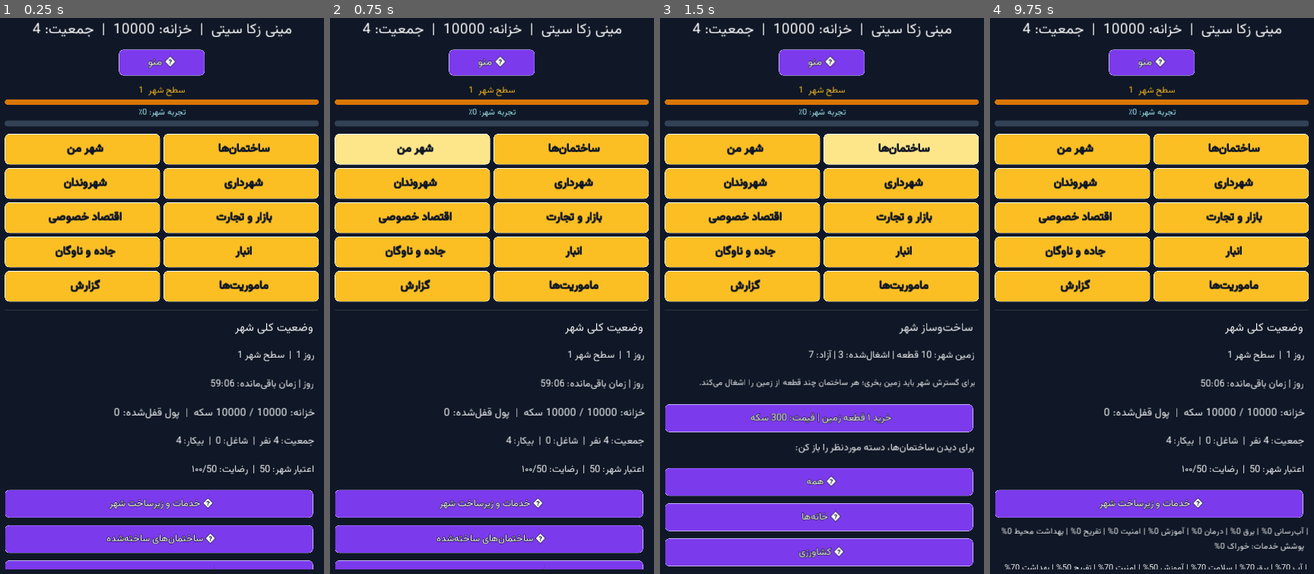
Above: before the commit, frames 1-4 (left to right).
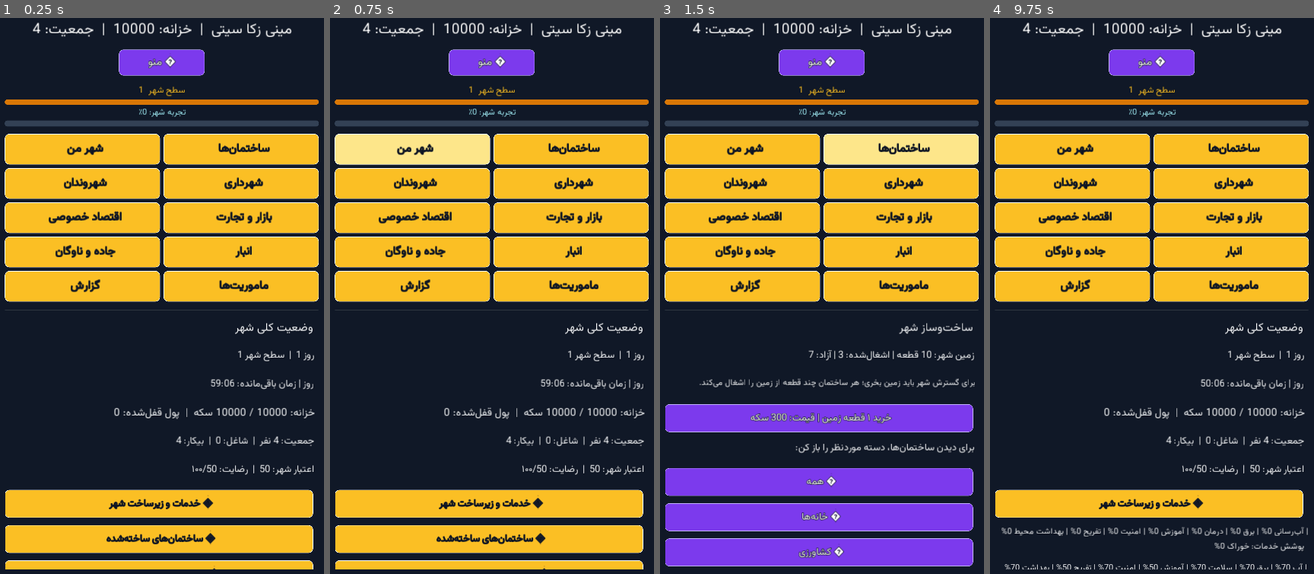
Above: after the commit, the same moments.

Repository: zekainstabot/mini-zeka-city
Game: Godot game, scene res://Main.tscn
The game is run twice, just before and just after one commit, with the same random seed, the same clock (stepped at 60 frames per second) and the same inputs.
Inputs:
- Up to frame 1 (0.25 s): no input
- Up to frame 2 (0.75 s): click "ﻦﻣ ﺮﻬﺷ" at 0.5 s
- Up to frame 3 (1.5 s): click "ﺎﻫ‌ﻥﺎﻤﺘﺧﺎﺳ" at 1.25 s
- Up to frame 4 (9.75 s): click "ﻥﺍﺪﻧﻭﺮﻬﺷ" at 2 s; click "ﯼﺭﺍﺩﺮﻬﺷ" at 2.75 s; click "ﯽﺻﻮﺼﺧ ﺩﺎﺼﺘﻗﺍ" at 3.5 s; click "ﺕﺭﺎﺠﺗ ﻭ ﺭﺍﺯﺎﺑ" at 4.25 s; click "ﻥﺎﮔﻭﺎﻧ ﻭ ﻩﺩﺎﺟ" at 5 s; click "ﺭﺎﺒﻧﺍ" at 5.75 s; click "ﺵﺭﺍﺰﮔ" at 6.5 s; click "ﺎﻫ‌ﺖﯾﺭﻮﻣﺎﻣ" at 7.25 s; click "ﻮﻨﻣ ☰" at 8 s; click "ﻦﻣ ﺮﻬﺷ ﻪﺑ ﺖﺸﮔﺯﺎﺑ ️🏙" at 8.75 s; click "ﺮﻬﺷ ﺖﺧﺎﺳﺮﯾﺯ ﻭ ﺕﺎﻣﺪﺧ ▶" at 9.5 s

The runs differ from the first frame. In frame 1, 11% of the frame differs, in the area x 1-97%, y 84-100%; in frame 2, 11%; in frame 3, nothing differs; in frame 4, 4.8%.

Commit message:
Improve contrast of My City page buttons

Diff:
--- a/scripts/Main.gd
+++ b/scripts/Main.gd
@@ -492,6 +492,7 @@
 			_add_label("اعتبار شهر: %d  |  رضایت: %d/۱۰۰" % [s.reputation,int(s.get("satisfaction",50))], 18)
 
 			var details_toggle = _add_button(("▼ " if home_city_details_expanded else "▶ ") + "خدمات و زیرساخت شهر", self, "toggle_home_city_details")
+			_style_button(details_toggle, true)
 			if home_city_details_expanded:
 				_add_label("پوشش خدمات: " + _service_summary(), 15)
 				_add_label("نیازهای شهروندان: " + _needs_summary(), 15)
@@ -501,6 +502,7 @@
 				_add_label("درختان جنگل: %d از ۱۰۰  |  معادن فعال: %d" % [game.get_forest_tree_count(),_active_mine_count()], 16)
 
 			var buildings_toggle = _add_button(("▼ " if home_buildings_expanded else "▶ ") + "ساختمان‌های ساخته‌شده", self, "toggle_home_buildings")
+			_style_button(buildings_toggle, true)
 			if home_buildings_expanded:
 				var home_categories = ["خانه‌ها","کشاورزی","معادن","کارخانه‌ها","کسب‌وکارها","خدمات شهری","تفریح و فرهنگ","انبارها"]
 				var any_home_building = false
@@ -521,6 +523,7 @@
 					_add_label("هنوز ساختمانی در شهر ساخته نشده است.", 16)
 
 			var demolish_toggle = _add_button(("▼ " if demolish_panel_expanded else "▶ ") + "مدیریت تخریب ساختمان‌ها", self, "toggle_demolish_panel")
+			_style_button(demolish_toggle, true)
 			if demolish_panel_expanded:
 				_add_label("ساختمان موردنظر را انتخاب کن:", 16)
 				for home_id in game.get_building_definitions().keys():
@@ -529,6 +532,7 @@
 						continue
 					var home_data = game.get_building_definitions()[home_id]
 					var home_button = _add_button("%s  |  تعداد: %d" % [str(home_data.name),home_count], self, "select_home_building", [home_id])
+					_style_button(home_button, true)
 					if selected_home_building_id == str(home_id):
 						home_button.add_color_override("font_color", Color("#fde68a"))
 				if selected_home_building_id != "" and game.get_building_count(selected_home_building_id) > 0:
@@ -560,12 +564,14 @@
 					_add_label("برای تخریب، ابتدا یک ساختمان را انتخاب کن.", 15)
 
 			var economy_toggle = _add_button(("▼ " if home_economy_expanded else "▶ ") + "منابع و گزارش مالی", self, "toggle_home_economy")
+			_style_button(economy_toggle, true)
 			if home_economy_expanded:
 				_add_label("منابع: " + _resource_summary(), 16)
 				_add_label("ذخیره غذای شهر: %d واحد" % int(s.resources.get("food",0)), 16)
 				var home_economy = s.get("last_economy", {})
 				_add_label("آخرین تراز روزانه: %d سکه" % int(home_economy.get("net_cashflow",0)), 17)
-			_add_button("💾 ذخیره شهر", self, "save_now")
+			var save_city_button = _add_button("💾 ذخیره شهر", self, "save_now")
+			_style_button(save_city_button, true)
 		"buildings":
 			_add_label("ساخت‌وساز شهر", 22)
 			_add_label("زمین شهر: %d قطعه | اشغال‌شده: %d | آزاد: %d" % [int(s.get("land_owned",10)),game.get_land_used(),game.get_land_free()], 19)
